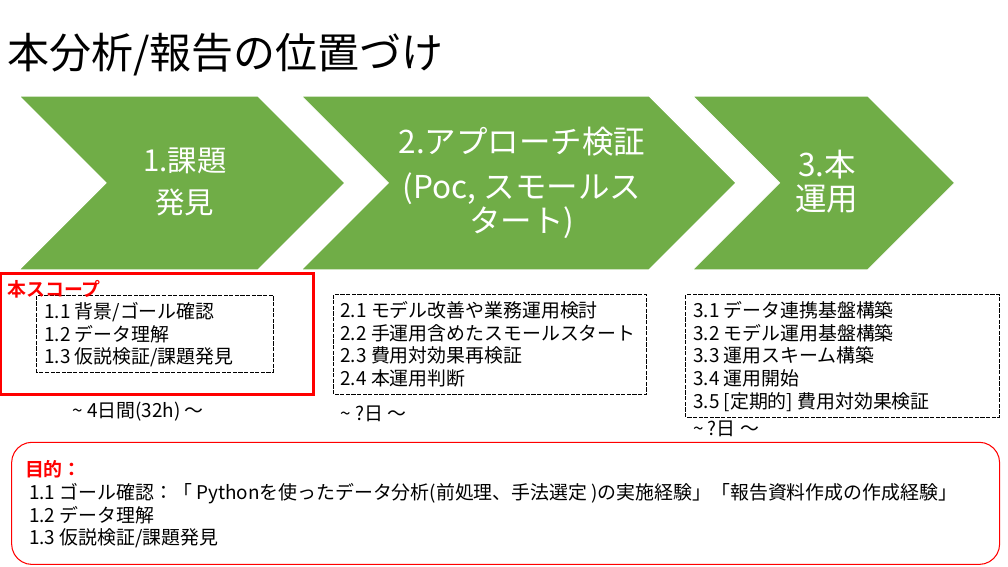
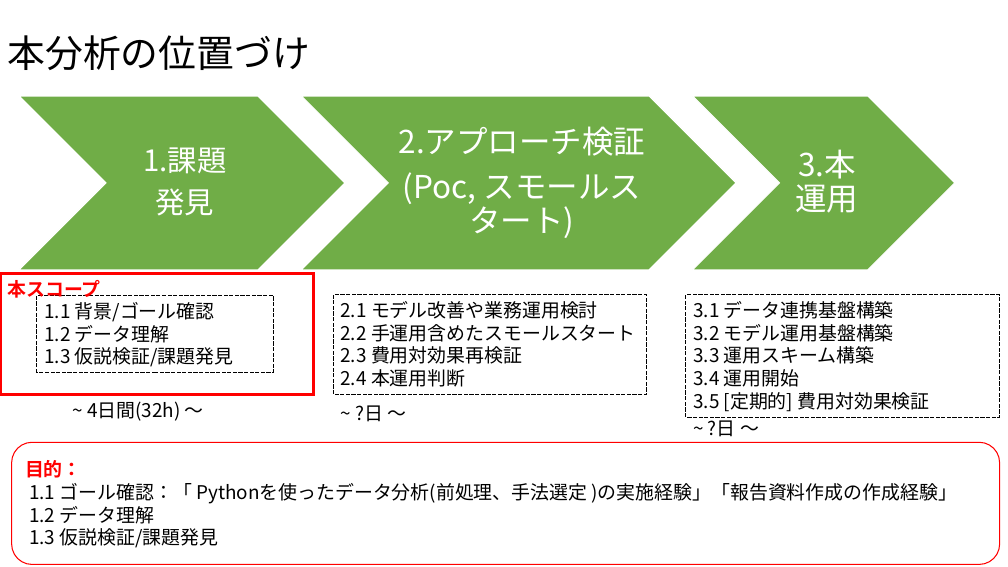
Before and after one commit to SYCastle/data_analysis, a slide deck: slide 2 of 分析報告_フォーマット1.pptx. Drawn at 1008x567 pixels with LibreOffice and Linux fonts; fonts in the diff are those of the drawing. Boxes give left, top, right and bottom in pixels: in the first picture for what was removed or moved away, otherwise in the second. Text is boxed around its words. In the diff, an @@ line names an element or a change of style, - is before the commit and + after.

```diff
--- a/分析報告_フォーマット1.pptx
+++ b/分析報告_フォーマット1.pptx
@@ title at <box>8,35,310,70</box>: text changed; size 40 to 36 pt @@
-本分析/報告の位置づけ
+本分析の位置づけ
```
Also in this commit, not shown: 8 other slides changed, 2 slides added, 1 slide removed.
